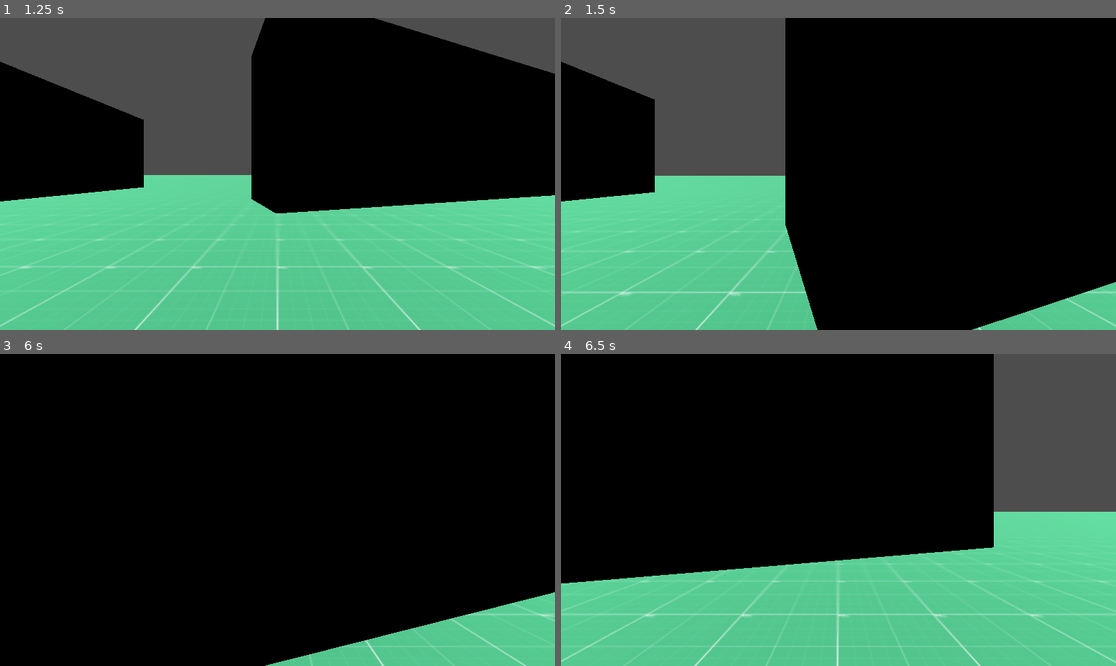
Above: before the commit, frames 1-4 (two rows, left to right).
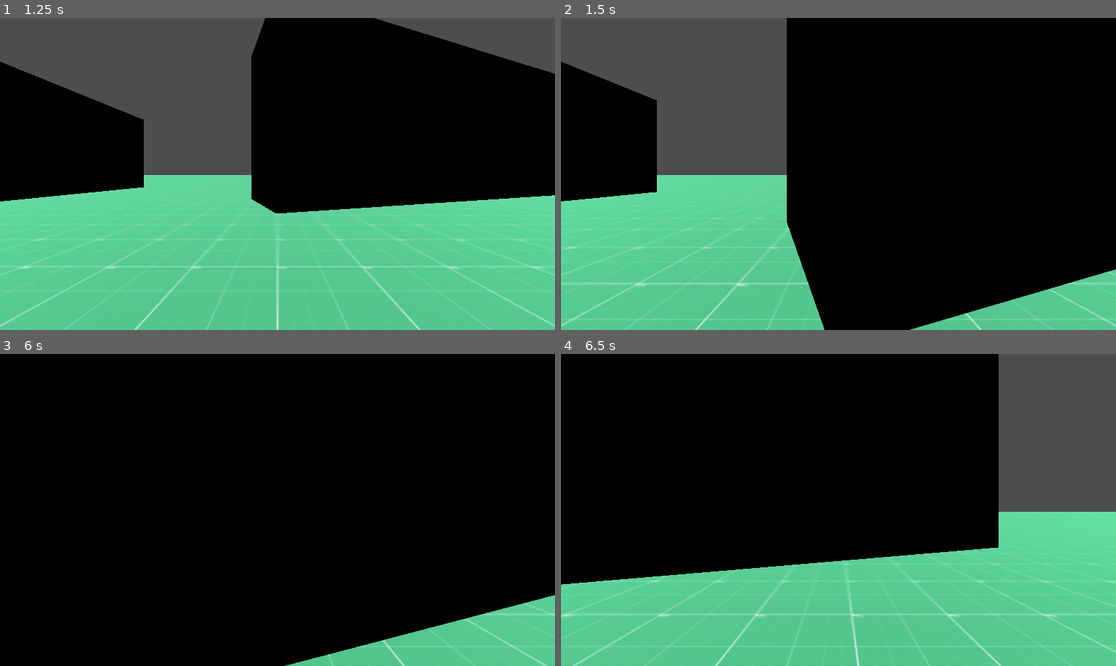
Above: after the commit, the same moments.

Repository: TimurTimergalin/team-dynamics-project-0
Game: Godot game, scene res://scenes/prototype_scene.tscn
The game is run twice, just before and just after one commit, with the same random seed, the same clock (stepped at 60 frames per second) and the same inputs.
Inputs:
- Up to frame 1 (1.25 s): hold W (main_move_forward) from 0.53 s (still down); tap Ctrl (main_crouch) at 0.6 s; tap Space (main_jump) at 0.77 s
- Up to frame 2 (1.5 s): keep holding W (main_move_forward); tap Shift (main_run) at 1.35 s
- Up to frame 3 (6 s): tap Space (main_jump) at 1.52, 2.75, 3.02, 3.77, 4.25, 4.52, 5.75 s; tap Enter at 2, 3.5, 5 s; tap Ctrl (main_crouch) at 2.1, 3.6, 5.1 s; tap Shift (main_run) at 2.85, 4.35, 5.85 s; release W (main_move_forward) at 5.78 s; hold D (main_move_right) from 5.78 s (still down)
- Up to frame 4 (6.5 s): keep holding D (main_move_right); tap Space (main_jump) at 6.02 s

Frame 1 is identical in both runs. In frame 2, 3.2% of the frame differs, in the area x 0-100%, y 0-100%; in frame 3, 1.0%; in frame 4, 2.5%.

Commit message:
closes #25: Спиливаю RunningState

Diff:
--- a/resources/player/movement.tres
+++ b/resources/player/movement.tres
@@ -6,4 +6,4 @@
 script = ExtResource("1_tlj7n")
 walking_max_velocity = 25.0
 walking_acceleration = 1000.0
-base_decceleration = 100.0
+base_decceleration = 1000.0
--- a/scenes/player.tscn
+++ b/scenes/player.tscn
@@ -7,8 +7,8 @@
 [ext_resource type="Script" uid="uid://cp02gts22siqs" path="res://scripts/logic/movement/player_movement_states/idle_state.gd" id="5_fjrip"]
 [ext_resource type="Script" uid="uid://ctm2er1thhhu2" path="res://scripts/logic/movement/player_movement_states/walking_state.gd" id="6_smehm"]
 [ext_resource type="Script" uid="uid://jni8u8uya2y4" path="res://scripts/logic/movement/player_movement_states/crouching_state.gd" id="8_y4r1p"]
-[ext_resource type="Script" uid="uid://c65k3htjnx83x" path="res://scripts/logic/movement/player_movement_states/running_state.gd" id="9_d2wvv"]
 [ext_resource type="Resource" uid="uid://dtk2blb0doadl" path="res://resources/player/movement.tres" id="9_y4r1p"]
+[ext_resource type="Script" uid="uid://i6cfyh3no4en" path="res://scripts/logic/state_machine/state_machine_logger.gd" id="10_d2wvv"]
 [ext_resource type="Script" uid="uid://drvqm8nefhw2w" path="res://scripts/logic/camera/camera_logic.gd" id="11_d2wvv"]
 
 [sub_resource type="CapsuleShape3D" id="CapsuleShape3D_dkjbp"]
@@ -48,39 +48,17 @@
 script = ExtResource("3_qhqgy")
 cur_state = NodePath("IdleState")
 
-[node name="IdleState" type="Node" parent="Logic/MovementStateMachine" node_paths=PackedStringArray("walking_state", "crouching_state", "running_state", "player", "horizontal_movement_store", "player_camera")]
+[node name="IdleState" type="Node" parent="Logic/MovementStateMachine" node_paths=PackedStringArray("walking_state", "crouching_state", "player", "horizontal_movement_store", "player_camera")]
 script = ExtResource("5_fjrip")
 walking_state = NodePath("../WalkingState")
 crouching_state = NodePath("../CrouchingState")
-running_state = NodePath("../RunningState")
 player = NodePath("../../..")
 horizontal_movement_store = NodePath("../../../Stores/HorizontalMovementStore")
 player_camera = NodePath("../../../CameraHolder/Camera3D")
 player_movement_resource = ExtResource("9_y4r1p")
 
-[node name="WalkingState" type="Node" parent="Logic/MovementStateMachine" node_paths=PackedStringArray("idle_state", "crouching_state", "running_state", "player", "horizontal_movement_store", "player_camera")]
+[node name="WalkingState" type="Node" parent="Logic/MovementStateMachine" node_paths=PackedStringArray("idle_state", "crouching_state", "player", "horizontal_movement_store", "player_camera")]
 script = ExtResource("6_smehm")
-idle_state = NodePath("../IdleState")
-crouching_state = NodePath("../CrouchingState")
-running_state = NodePath("../RunningState")
-player = NodePath("../../..")
-horizontal_movement_store = NodePath("../../../Stores/HorizontalMovementStore")
-player_camera = NodePath("../../../CameraHolder/Camera3D")
-player_movement_resource = ExtResource("9_y4r1p")
-
-[node name="CrouchingState" type="Node" parent="Logic/MovementStateMachine" node_paths=PackedStringArray("walking_state", "idle_state", "running_state", "player", "horizontal_movement_store", "player_camera")]
-script = ExtResource("8_y4r1p")
-walking_state = NodePath("../WalkingState")
-idle_state = NodePath("../IdleState")
-running_state = NodePath("../RunningState")
-player = NodePath("../../..")
-horizontal_movement_store = NodePath("../../../Stores/HorizontalMovementStore")
-player_camera = NodePath("../../../CameraHolder/Camera3D")
-player_movement_resource = ExtResource("9_y4r1p")
-
-[node name="RunningState" type="Node" parent="Logic/MovementStateMachine" node_paths=PackedStringArray("walking_state", "idle_state", "crouching_state", "player", "horizontal_movement_store", "player_camera")]
-script = ExtResource("9_d2wvv")
-walking_state = NodePath("../WalkingState")
 idle_state = NodePath("../IdleState")
 crouching_state = NodePath("../CrouchingState")
 player = NodePath("../../..")
@@ -88,6 +66,20 @@
 player_camera = NodePath("../../../CameraHolder/Camera3D")
 player_movement_resource = ExtResource("9_y4r1p")
 
+[node name="CrouchingState" type="Node" parent="Logic/MovementStateMachine" node_paths=PackedStringArray("walking_state", "idle_state", "player", "horizontal_movement_store", "player_camera")]
+script = ExtResource("8_y4r1p")
+walking_state = NodePath("../WalkingState")
+idle_state = NodePath("../IdleState")
+player = NodePath("../../..")
+horizontal_movement_store = NodePath("../../../Stores/HorizontalMovementStore")
+player_camera = NodePath("../../../CameraHolder/Camera3D")
+player_movement_resource = ExtResource("9_y4r1p")
+
+[node name="MovementStateMachineLog" type="Node" parent="Logic" node_paths=PackedStringArray("state_machine")]
+script = ExtResource("10_d2wvv")
+state_machine = NodePath("../MovementStateMachine")
+machine_name = "Movement State Machine"
+
 [node name="CameraLogic" type="Node" parent="Logic" node_paths=PackedStringArray("camera_holder", "camera")]
 script = ExtResource("11_d2wvv")
 camera_holder = NodePath("../../CameraHolder")
--- a/scripts/logic/movement/player_movement_states/base_player_movement_state.gd
+++ b/scripts/logic/movement/player_movement_states/base_player_movement_state.gd
@@ -12,10 +12,3 @@
 
 	var vector3_direction = (player_camera.global_basis * Vector3(input_direction.x, 0.0, input_direction.y))
 	return Vector2(vector3_direction.x, vector3_direction.z).normalized()
-
-func is_running_input() -> bool:
-	return (
-	Input.is_action_pressed(MainActions.run) #and
-	#Input.is_action_pressed(MainActions.move_forward) and
-	#!Input.is_action_pressed(MainActions.move_backwards)
-	)
--- a/scripts/logic/movement/player_movement_states/crouching_state.gd
+++ b/scripts/logic/movement/player_movement_states/crouching_state.gd
@@ -2,7 +2,6 @@
 
 @export var walking_state: BasePlayerMovementState
 @export var idle_state: BasePlayerMovementState
-@export var running_state: BasePlayerMovementState
 
 func enter() -> void:
     horizontal_movement_store.decceleration = player_movement_resource.base_decceleration
@@ -15,11 +14,7 @@
     HorizontalMovementLib.process(player, horizontal_movement_store, delta)
     if !Input.is_action_pressed(MainActions.crouch):
         if direction:
-            return (
-                running_state
-                if is_running_input()
-                else walking_state
-            )
+            return walking_state
         else:
             return idle_state
 
--- a/scripts/logic/movement/player_movement_states/idle_state.gd
+++ b/scripts/logic/movement/player_movement_states/idle_state.gd
@@ -2,7 +2,6 @@
 
 @export var walking_state: BasePlayerMovementState
 @export var crouching_state: BasePlayerMovementState
-@export var running_state: BasePlayerMovementState
 
 func enter() -> void:
 	horizontal_movement_store.decceleration = player_movement_resource.base_decceleration
@@ -15,10 +14,6 @@
 		return crouching_state
 
 	if direction:
-		return (
-			running_state
-			if is_running_input()
-			else walking_state
-		)
+		return walking_state
 
 	return self
--- a/scripts/logic/movement/player_movement_states/running_state.gd
+++ /dev/null
@@ -1,27 +0,0 @@
-extends BasePlayerMovementState
-
-@export var walking_state: BasePlayerMovementState
-@export var idle_state: BasePlayerMovementState
-@export var crouching_state: BasePlayerMovementState
-
-func enter() -> void:
-	horizontal_movement_store.decceleration = player_movement_resource.base_decceleration
-	horizontal_movement_store.acceleration = player_movement_resource.running_acceleration
-	horizontal_movement_store.max_velocity = player_movement_resource.running_max_velocity
-
-func process(delta: float) -> State:
-	var direction = get_player_movement_direction()
-	horizontal_movement_store.direction = direction
-	HorizontalMovementLib.process(player, horizontal_movement_store, delta)
-
-	if Input.is_action_pressed(MainActions.crouch):
-		return crouching_state
-
-	if !is_running_input():
-		return (
-			walking_state
-			if !direction
-			else idle_state
-		)
-
-	return self
--- a/scripts/logic/movement/player_movement_states/walking_state.gd
+++ b/scripts/logic/movement/player_movement_states/walking_state.gd
@@ -2,7 +2,6 @@
 
 @export var idle_state: BasePlayerMovementState
 @export var crouching_state: BasePlayerMovementState
-@export var running_state: BasePlayerMovementState
 
 func enter() -> void:
     horizontal_movement_store.decceleration = player_movement_resource.base_decceleration
@@ -19,7 +18,4 @@
     if not direction:
         return idle_state
 
-    if is_running_input():
-        return running_state
-
     return self
--- /dev/null
+++ b/scripts/logic/state_machine/state_machine_logger.gd
@@ -0,0 +1,9 @@
+extends Node
+
+class_name StateMachineLogger
+
+@export var state_machine: StateMachine
+@export var machine_name: String = "Anonymous State Machine"
+
+func _ready() -> void:
+    state_machine.state_changed.connect(func(from, to): print(machine_name, " changed its state from ", from, " to ", to))
Not shown, removed: scripts/logic/movement/player_movement_states/running_state.gd.uid
Not shown, added: scripts/logic/state_machine/state_machine_logger.gd.uid
